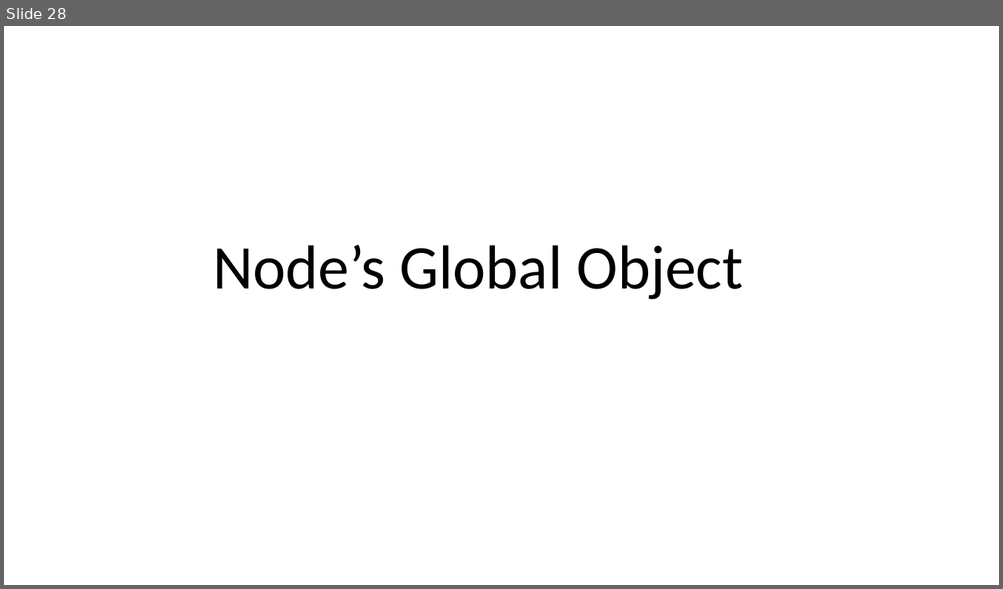
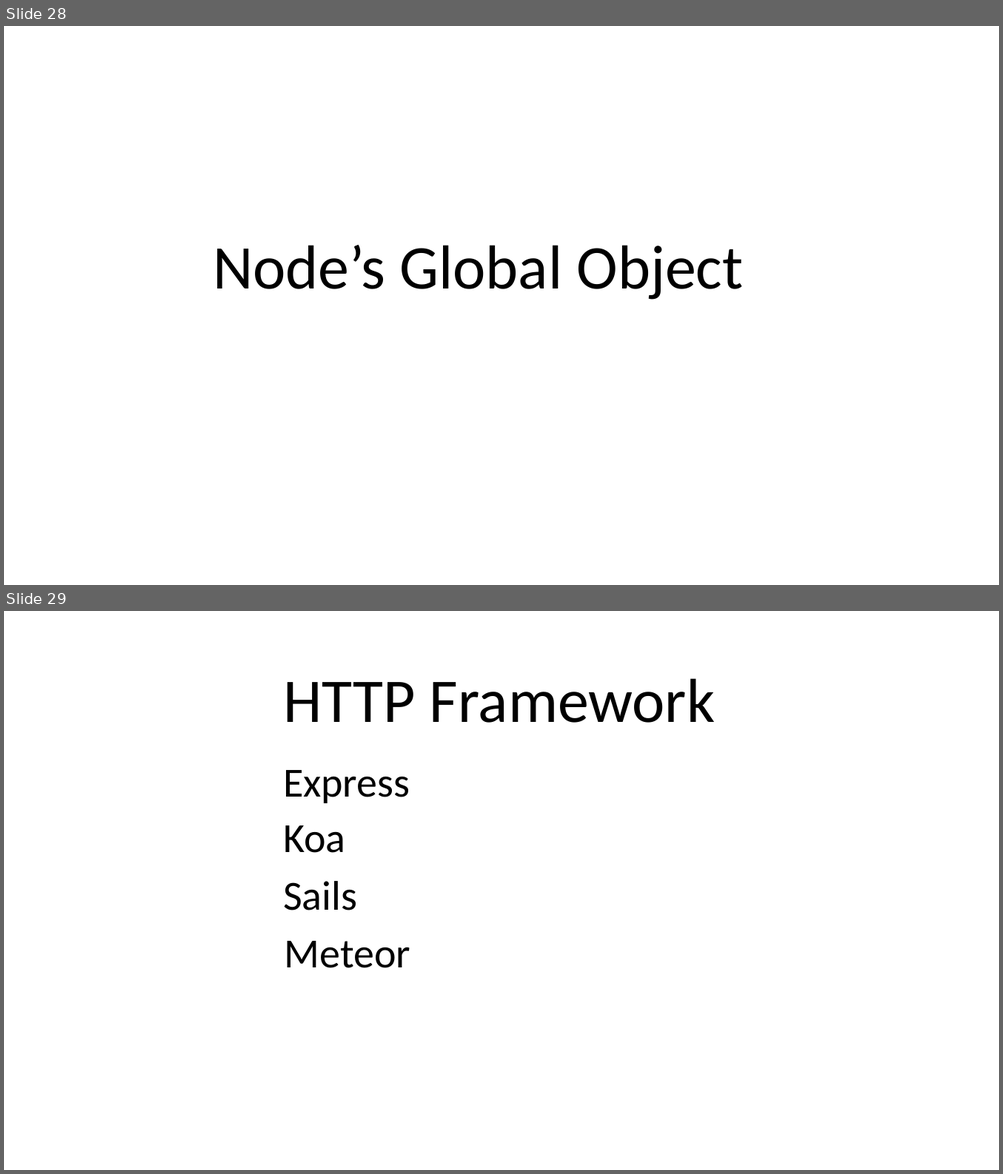
Before and after one commit to FredJiangFei/LearnNodeJs, a slide deck: documents/nodejs.pptx. Shown one above the other, each under a label of ours: slide 28 before the commit, slides 28 and 29 after it. The pictures are 1003x589 and 1003x1174 pixels, drawn with LibreOffice and Linux fonts; fonts in the diff are those of the drawing. Boxes give left, top, right and bottom in pixels: in the first picture for what was removed or moved away, otherwise in the second. Text is boxed around its words. In the diff, an @@ line names an element or a change of style, - is before the commit and + after.

Commit message:
express

```diff
--- a/documents/nodejs.pptx
+++ b/documents/nodejs.pptx
@@ slide 29 added at (x1=4, y1=611, x2=999, y2=1170), background #FFFFFF @@
@@ text added at (x1=283, y1=678, x2=715, y2=723), 60 pt, text #000000 @@
+HTTP Framework
@@ text added at (x1=283, y1=770, x2=410, y2=803), 40 pt, text #000000 @@
+Express
@@ text added at (x1=283, y1=826, x2=345, y2=853), 40 pt, text #000000 @@
+Koa
@@ text added at (x1=283, y1=881, x2=357, y2=911), 40 pt, text #000000 @@
+Sails
@@ text added at (x1=284, y1=941, x2=410, y2=968), 40 pt, text #000000 @@
+Meteor
```
Also in this commit, not shown: 1 other slide added, 4 other files.
